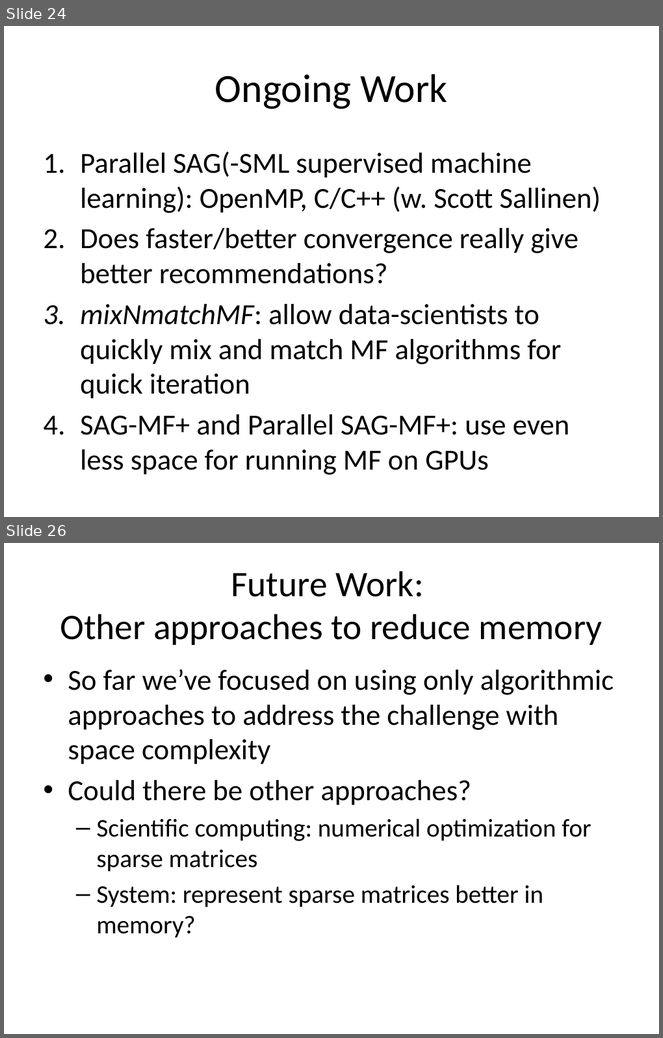
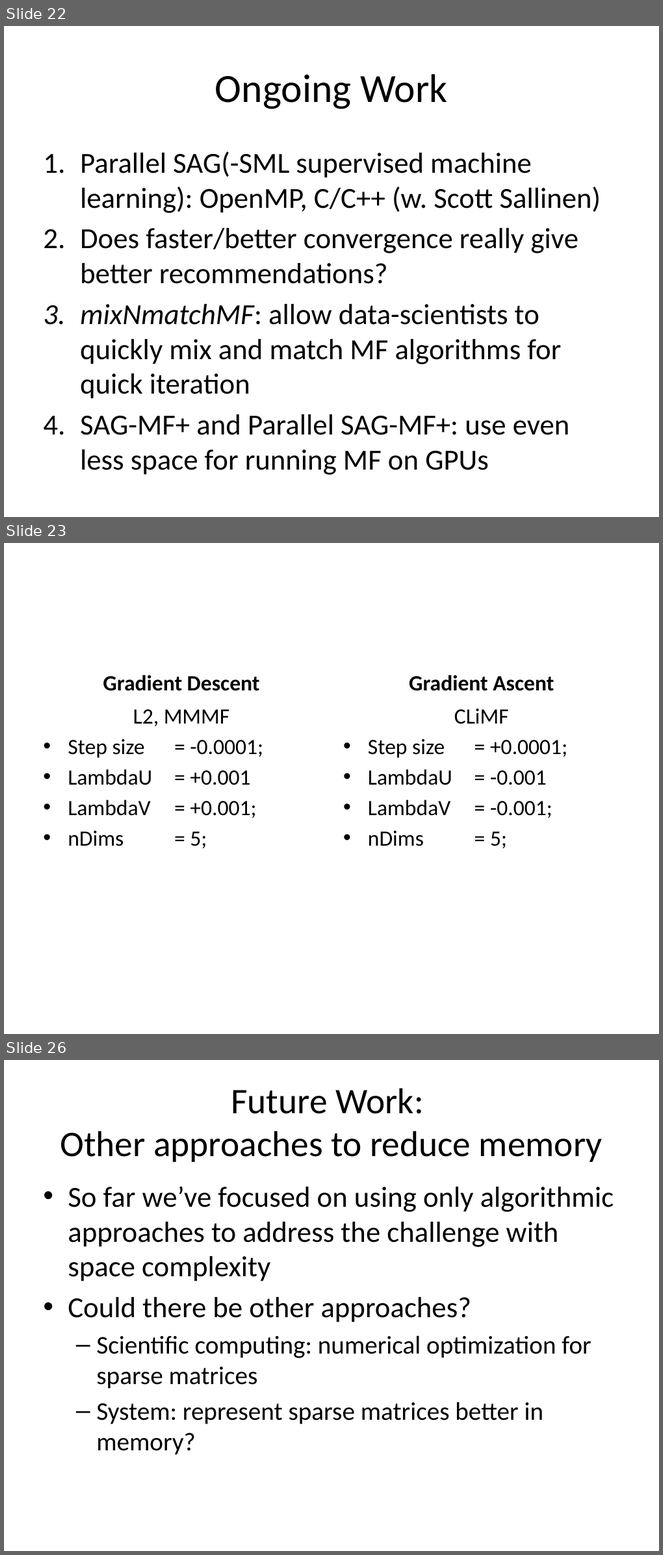
Before and after one commit to jamestklo/MatrixFactorizationMatlab, a slide deck: cs534L-SAGmf.pptx. Shown one above the other, each under a label of ours: slides 24 and 26 before the commit, slides 22, 23 and 26 after it; the slides between them are not shown. The pictures are 663x1038 and 663x1555 pixels, drawn with LibreOffice and Linux fonts; fonts in the diff are those of the drawing; grey boxes stand for pictures. Boxes give left, top, right and bottom in pixels: in the first picture for what was removed or moved away, otherwise in the second. Text is boxed around its words. In the diff, an @@ line names an element or a change of style, - is before the commit and + after.

```diff
--- a/cs534L-SAGmf.pptx
+++ b/cs534L-SAGmf.pptx
@@ slide 23 added at (x1=4, y1=543, x2=659, y2=1034), background #FFFFFF @@
@@ text added at (x1=103, y1=675, x2=260, y2=691), 24 pt, text #000000, bold @@
+Gradient Descent
@@ text added at (x1=409, y1=675, x2=554, y2=691), 24 pt, text #000000, bold @@
+Gradient Ascent
@@ text added at (x1=68, y1=709, x2=263, y2=849), 24 pt, text #000000 @@
+L2, MMMF
+• Step size = -0.0001;
+• LambdaU = +0.001
+• LambdaV = +0.001;
+• nDims = 5;
@@ text added at (x1=368, y1=709, x2=568, y2=849), 24 pt, text #000000 @@
+CLiMF
+• Step size = +0.0001;
+• LambdaU = -0.001
+• LambdaV = -0.001;
+• nDims = 5;
@@ what was slide 24 is now slide 22 @@
```
Also in this commit, not shown: 2 slides changed, 1 other slide added, 1 slide removed, 16 other files.
